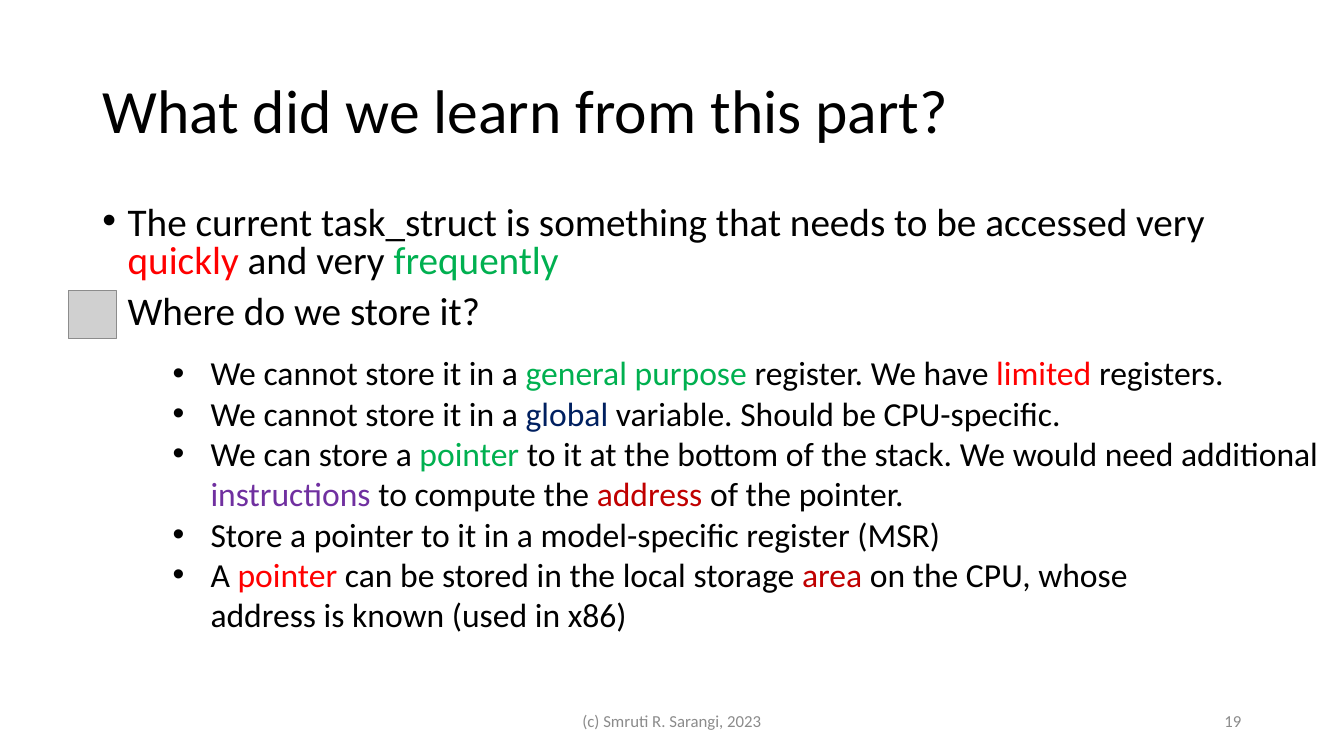
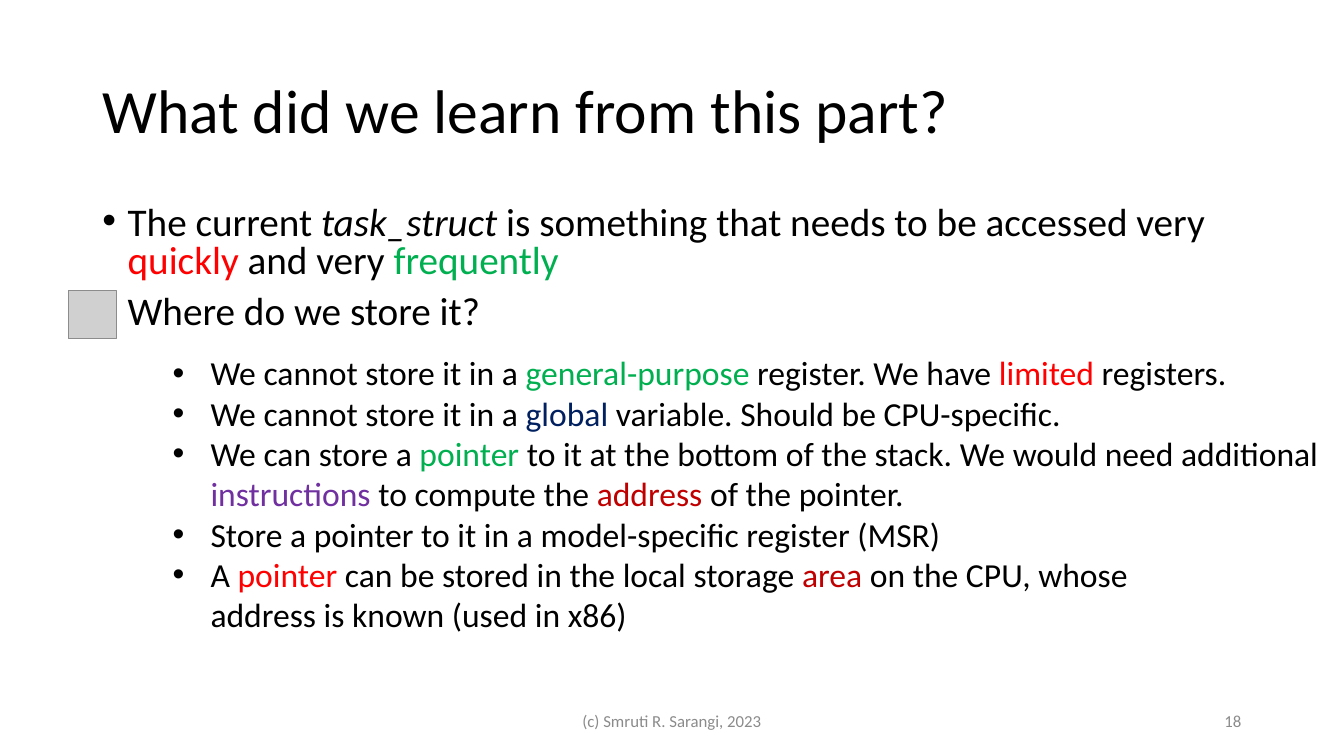
Before and after one commit to srsarangi/srsarangi.github.io, a slide deck: slide 18 of osbook/slides/3.processes.pptx (slide 19 before the commit). Drawn at 1344x756 pixels with LibreOffice and Linux fonts; fonts in the diff are those of the drawing; grey boxes stand for pictures. Boxes give left, top, right and bottom in pixels: in the first picture for what was removed or moved away, otherwise in the second. Text is boxed around its words. In the diff, an @@ line names an element or a change of style, - is before the commit and + after.

```diff
--- a/osbook/slides/3.processes.pptx
+++ b/osbook/slides/3.processes.pptx
@@ text at <box>128,208,1204,281</box>: italic on in "task_struct" @@
@@ text at <box>211,361,1227,391</box>: text changed @@
-• We cannot store it in a general purpose register. We have limited registers.
+• We cannot store it in a general-purpose register. We have limited registers.
@@ page number at <box>1224,715,1241,727</box>: text changed @@
-19
+18
```
Also in this commit, not shown: 24 other slides changed, 4 slides added, 1 slide removed, 6 other files.
